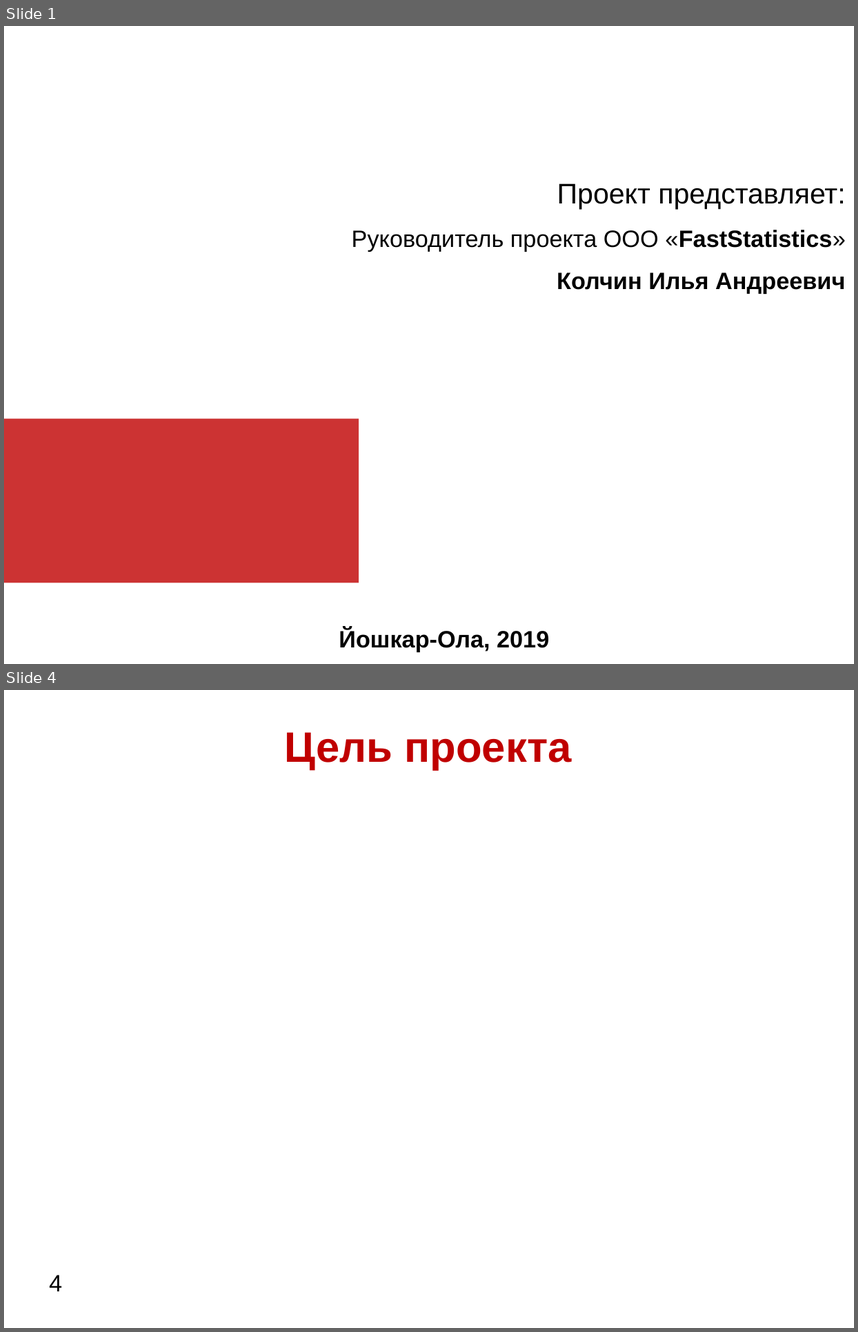
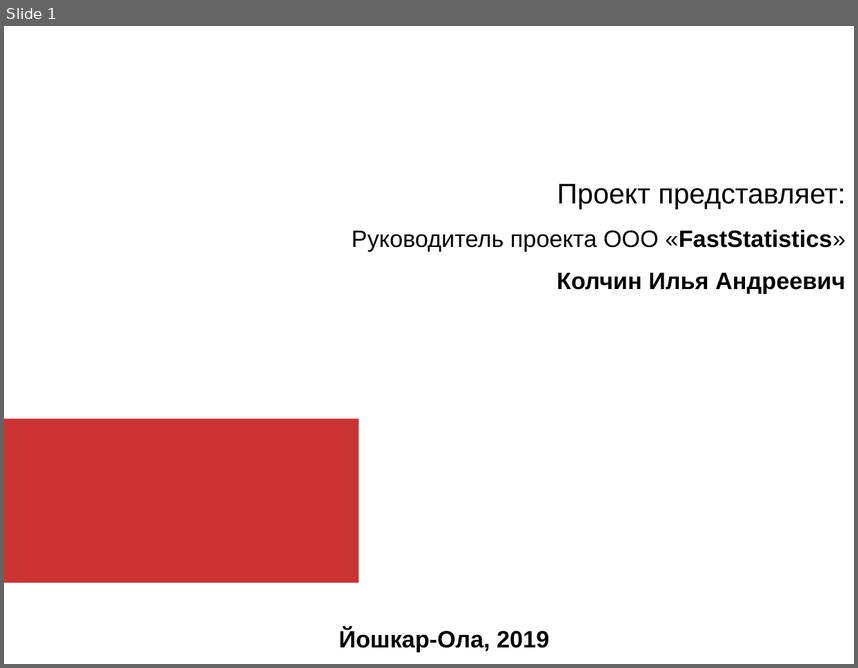
Before and after one commit to 7kia/InternetEntrepreneurship, a slide deck: Колчин.ppt. Shown one above the other, each under a label of ours: slides 1 and 4 before the commit, slide 1 after it; the slides between them are not shown. The pictures are 858x1332 and 858x668 pixels, drawn with LibreOffice and Linux fonts; fonts in the diff are those of the drawing; background and template pictures are left out. Boxes give left, top, right and bottom in pixels: in the first picture for what was removed or moved away, otherwise in the second. Text is boxed around its words. In the diff, an @@ line names an element or a change of style, - is before the commit and + after.

```diff
--- a/Колчин.ppt
+++ b/Колчин.ppt
@@ slide 4 removed at (4,690,854,1328), background picture (left out) @@
@@ text removed at (285,732,572,770) @@
-Цель проекта
@@ page number removed at (49,1274,62,1291) @@
-4
```
Also in this commit, not shown: 1 slide changed, 6 slides added, 6 other slides removed, 1 other file.
